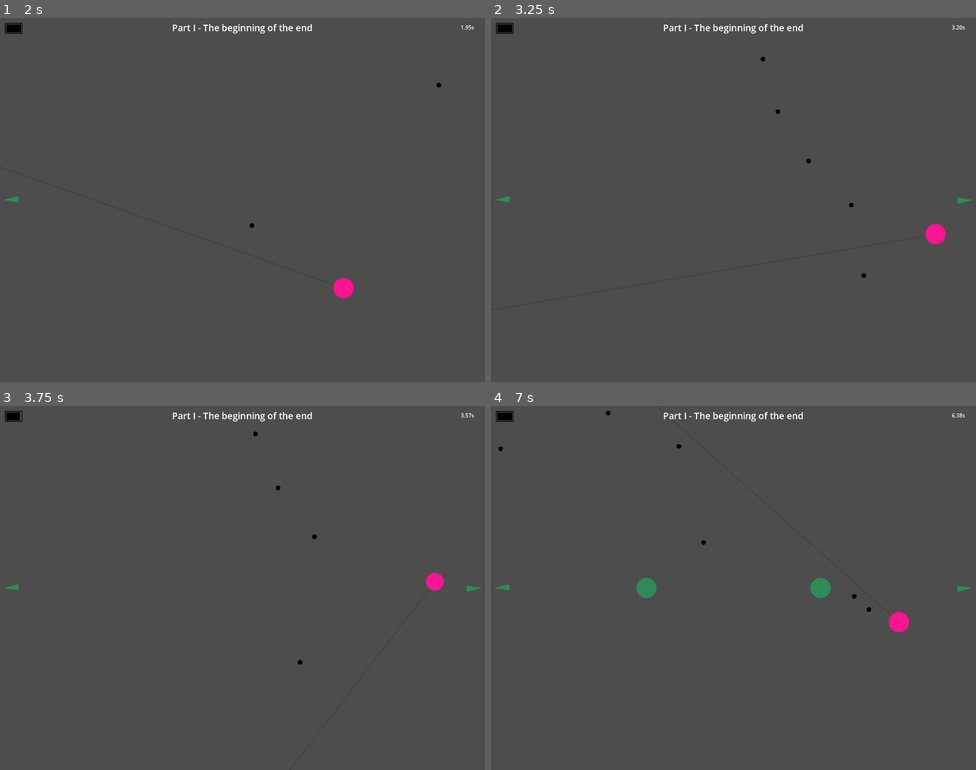
Above: before the commit, frames 1-4 (two rows, left to right).
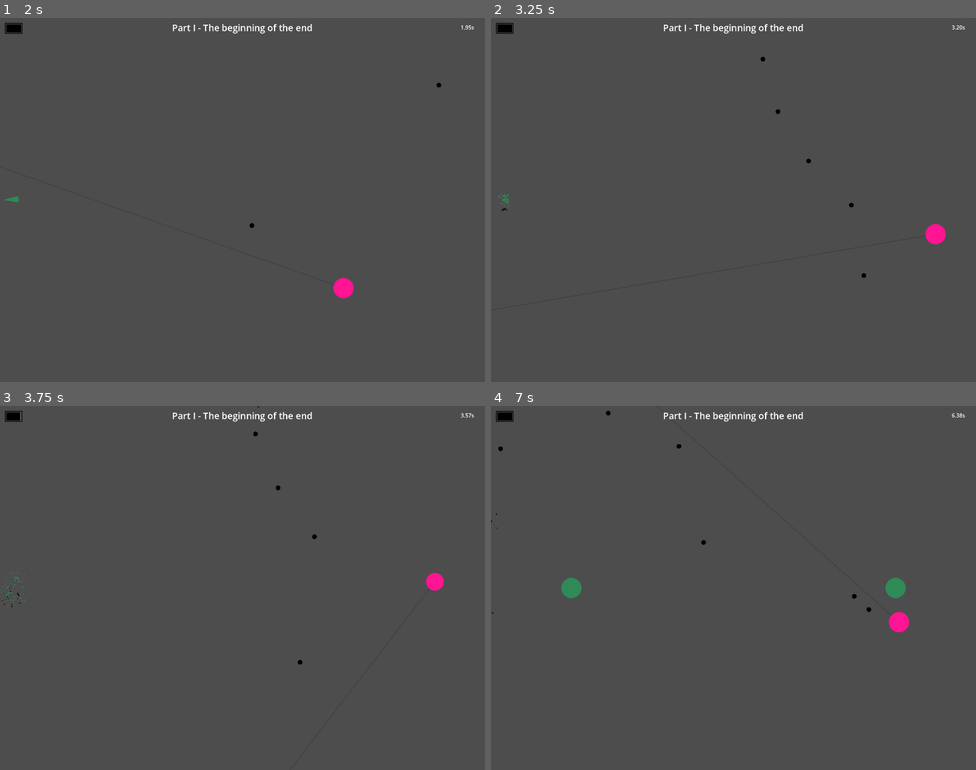
Above: after the commit, the same moments.

Repository: yancouto/psych0
Game: Godot game, scene res://runner.tscn
Two runs of this game, one before a commit and one after it. Both use one fixed random seed, a clock stepped at 60 frames per second and the inputs below.
Inputs (mouse positions are in pixels of both pictures, inside the frame that each line leads up to):
- Up to frame 1 (2 s): tap Enter at 0.5 s; move the mouse to (349, 181) at 0.52 s; press the mouse at (349, 181) at 0.53 s; hold D (move_right) 0.53-1.28 s; move the mouse to (145, 218) at 1.27 s; release the mouse at (145, 218) at 1.28 s; hold S (move_down) from 1.28 s (still down); right-click (145, 218) at 1.35 s; click (145, 218) at 1.55 s
- Up to frame 2 (3.25 s): move the mouse to (782, 119) at 2.02 s; release S (move_down) at 2.03 s; press the mouse at (782, 119) at 2.03 s; hold D (move_right) 2.03-2.78 s; move the mouse to (709, 272) at 2.77 s; release the mouse at (709, 272) at 2.78 s; hold W (move_up) from 2.78 s (still down); click (709, 272) at 2.85 s
- Up to frame 3 (3.75 s): move the mouse to (388, 642) at 3.52 s; release W (move_up) at 3.53 s; hold A (move_left) from 3.53 s (still down); hold Right mouse button (bullet_time) from 3.53 s (still down)
- Up to frame 4 (7 s): click (879, 642) at 3.8 s; move the mouse to (588, 533) at 4.27 s; release Right mouse button (bullet_time) at 4.28 s; click (588, 533) at 4.35 s; move the mouse to (757, 588) at 5.02 s; release A (move_left) at 5.03 s; press the mouse at (757, 588) at 5.03 s; hold S (move_down) 5.03-5.78 s; move the mouse to (660, 497) at 5.77 s; release the mouse at (660, 497) at 5.78 s; hold D (move_right) 5.78-6.53 s; right-click (660, 497) at 5.85 s; click (660, 497) at 6.05 s; move the mouse to (840, 569) at 6.52 s; press the mouse at (840, 569) at 6.53 s; hold W (move_up) from 6.53 s (still down)

Frame 1 is identical in both runs. In frame 2, less than 0.1% of the frame differs, in the area x 0-100%, y 48-53%; in frame 3, less than 0.1%; in frame 4, 0.8%, in the area x 0-100%, y 29-58%.

Commit message:
Add particle effects
Works for enemies and shots. Still not as pretty as I want, but good enough.
closes #18

Diff:
--- /dev/null
+++ b/ball_particles.gd
@@ -0,0 +1,18 @@
+extends GPUParticles2D
+
+var was_emitting := false
+
+func _process(dt: float) -> void:
+	if not emitting and was_emitting:
+		# Is this inefficient? Should we reuse these objects. Not for now.
+		queue_free()
+	was_emitting = emitting
+
+func configure(position_: Vector2, color: Color, radius: float) -> void:
+	position = position_
+	var material := process_material as ParticleProcessMaterial
+	material.emission_sphere_radius = radius
+	material.color = color
+	amount = radius * 2
+	emitting = true
+	was_emitting = true
--- /dev/null
+++ b/ball_particles.tscn
@@ -0,0 +1,42 @@
+[gd_scene load_steps=5 format=3 uid="uid://wr4we6qqcdi1"]
+
+[ext_resource type="Script" path="res://ball_particles.gd" id="1_aq6l4"]
+
+[sub_resource type="Gradient" id="Gradient_be0lo"]
+offsets = PackedFloat32Array(0.597938, 1)
+colors = PackedColorArray(1, 1, 1, 1, 1, 1, 1, 0)
+
+[sub_resource type="GradientTexture1D" id="GradientTexture1D_0iayt"]
+gradient = SubResource("Gradient_be0lo")
+
+[sub_resource type="ParticleProcessMaterial" id="ParticleProcessMaterial_1ts24"]
+resource_local_to_scene = true
+lifetime_randomness = 0.1
+emission_shape = 1
+emission_sphere_radius = 10.0
+particle_flag_disable_z = true
+spread = 180.0
+gravity = Vector3(0, 0, 0)
+initial_velocity_min = 20.0
+initial_velocity_max = 60.0
+angular_velocity_min = 100.0
+angular_velocity_max = 120.0
+orbit_velocity_min = 0.0
+orbit_velocity_max = 0.0
+linear_accel_min = 4.84
+linear_accel_max = 67.74
+damping_min = 5.0
+damping_max = 20.0
+scale_min = 2.0
+scale_max = 4.0
+color_ramp = SubResource("GradientTexture1D_0iayt")
+attractor_interaction_enabled = false
+
+[node name="BallParticles" type="GPUParticles2D"]
+z_index = 2
+emitting = false
+amount = 50
+process_material = SubResource("ParticleProcessMaterial_1ts24")
+one_shot = true
+explosiveness = 1.0
+script = ExtResource("1_aq6l4")
--- a/enemies/basic.gd
+++ b/enemies/basic.gd
@@ -42,13 +42,27 @@
 	dt = get_node("../%BulletTime").fix_delta(dt)
 	position += speed * dt
 
+func create_explosion() -> void:
+	# Let's move the particle emitter to the parents (since we're deleting this)
+	# which works but we might want to do better later
+	var particles := $BallParticles
+	# Already died before
+	if particles == null:
+		return
+	remove_child(particles)
+	particles.configure(position, Color.SEA_GREEN if type == Type.One else Color.YELLOW, radius)
+	get_parent().add_child(particles)
+
+func die() -> void:
+	create_explosion()
+	queue_free()
+
 func shot() -> void:
 	health -= 1
 	if health <= 0:
-		queue_free()
+		die()
 	else:
 		queue_redraw()
 
-
 func _on_visible_on_screen_notifier_2d_screen_exited():
-	queue_free()
+	die()
--- a/enemies/basic.tscn
+++ b/enemies/basic.tscn
@@ -1,10 +1,41 @@
-[gd_scene load_steps=3 format=3 uid="uid://2xi3oi8yv3c6"]
+[gd_scene load_steps=7 format=3 uid="uid://2xi3oi8yv3c6"]
 
 [ext_resource type="Script" path="res://enemies/basic.gd" id="1_s4fj4"]
+[ext_resource type="PackedScene" uid="uid://wr4we6qqcdi1" path="res://ball_particles.tscn" id="2_nskqo"]
 
 [sub_resource type="CircleShape2D" id="CircleShape2D_76e1n"]
 resource_local_to_scene = true
 radius = 7.5
+
+[sub_resource type="Gradient" id="Gradient_be0lo"]
+offsets = PackedFloat32Array(0.597938, 1)
+colors = PackedColorArray(1, 1, 1, 1, 1, 1, 1, 0)
+
+[sub_resource type="GradientTexture1D" id="GradientTexture1D_0iayt"]
+gradient = SubResource("Gradient_be0lo")
+
+[sub_resource type="ParticleProcessMaterial" id="ParticleProcessMaterial_3pckm"]
+resource_local_to_scene = true
+lifetime_randomness = 0.1
+emission_shape = 1
+emission_sphere_radius = 10.0
+particle_flag_disable_z = true
+spread = 180.0
+gravity = Vector3(0, 0, 0)
+initial_velocity_min = 20.0
+initial_velocity_max = 60.0
+angular_velocity_min = 100.0
+angular_velocity_max = 120.0
+orbit_velocity_min = 0.0
+orbit_velocity_max = 0.0
+linear_accel_min = 4.84
+linear_accel_max = 67.74
+damping_min = 5.0
+damping_max = 20.0
+scale_min = 2.0
+scale_max = 4.0
+color_ramp = SubResource("GradientTexture1D_0iayt")
+attractor_interaction_enabled = false
 
 [node name="Basic Enemy" type="Area2D"]
 collision_layer = 2
@@ -17,4 +48,7 @@
 
 [node name="VisibleOnScreenNotifier2D" type="VisibleOnScreenNotifier2D" parent="."]
 
+[node name="BallParticles" parent="." instance=ExtResource("2_nskqo")]
+process_material = SubResource("ParticleProcessMaterial_3pckm")
+
 [connection signal="screen_exited" from="VisibleOnScreenNotifier2D" to="." method="_on_visible_on_screen_notifier_2d_screen_exited"]
--- a/shot.gd
+++ b/shot.gd
@@ -19,11 +19,24 @@
 func _draw() -> void:
 	draw_circle(Vector2.ZERO, radius, Color.BLACK)
 
+func create_explosion() -> void:
+	var particles := $BallParticles
+	# Already died before
+	if particles == null:
+		return
+	remove_child(particles)
+	particles.configure(position, Color.BLACK, radius)
+	get_parent().add_child(particles)
+
+func die() -> void:
+	create_explosion()
+	queue_free()
+
 # Hit an enemy
 func _on_area_entered(enemy) -> void:
 	enemy.shot()
-	queue_free()
+	die()
 
 
 func _on_visible_on_screen_notifier_2d_screen_exited():
-	queue_free()
+	die()
--- a/shot.tscn
+++ b/shot.tscn
@@ -1,8 +1,39 @@
-[gd_scene load_steps=3 format=3 uid="uid://cs2danario313"]
+[gd_scene load_steps=7 format=3 uid="uid://cs2danario313"]
 
 [ext_resource type="Script" path="res://shot.gd" id="1_doi6n"]
+[ext_resource type="PackedScene" uid="uid://wr4we6qqcdi1" path="res://ball_particles.tscn" id="2_lvuth"]
 
 [sub_resource type="CircleShape2D" id="CircleShape2D_w4s1y"]
+
+[sub_resource type="Gradient" id="Gradient_be0lo"]
+offsets = PackedFloat32Array(0.597938, 1)
+colors = PackedColorArray(1, 1, 1, 1, 1, 1, 1, 0)
+
+[sub_resource type="GradientTexture1D" id="GradientTexture1D_0iayt"]
+gradient = SubResource("Gradient_be0lo")
+
+[sub_resource type="ParticleProcessMaterial" id="ParticleProcessMaterial_3n2ex"]
+resource_local_to_scene = true
+lifetime_randomness = 0.1
+emission_shape = 1
+emission_sphere_radius = 10.0
+particle_flag_disable_z = true
+spread = 180.0
+gravity = Vector3(0, 0, 0)
+initial_velocity_min = 20.0
+initial_velocity_max = 60.0
+angular_velocity_min = 100.0
+angular_velocity_max = 120.0
+orbit_velocity_min = 0.0
+orbit_velocity_max = 0.0
+linear_accel_min = 4.84
+linear_accel_max = 67.74
+damping_min = 5.0
+damping_max = 20.0
+scale_min = 2.0
+scale_max = 4.0
+color_ramp = SubResource("GradientTexture1D_0iayt")
+attractor_interaction_enabled = false
 
 [node name="Shot" type="Area2D"]
 z_index = -1
@@ -15,5 +46,8 @@
 
 [node name="VisibleOnScreenNotifier2D" type="VisibleOnScreenNotifier2D" parent="."]
 
+[node name="BallParticles" parent="." instance=ExtResource("2_lvuth")]
+process_material = SubResource("ParticleProcessMaterial_3n2ex")
+
 [connection signal="area_entered" from="." to="." method="_on_area_entered"]
 [connection signal="screen_exited" from="VisibleOnScreenNotifier2D" to="." method="_on_visible_on_screen_notifier_2d_screen_exited"]
